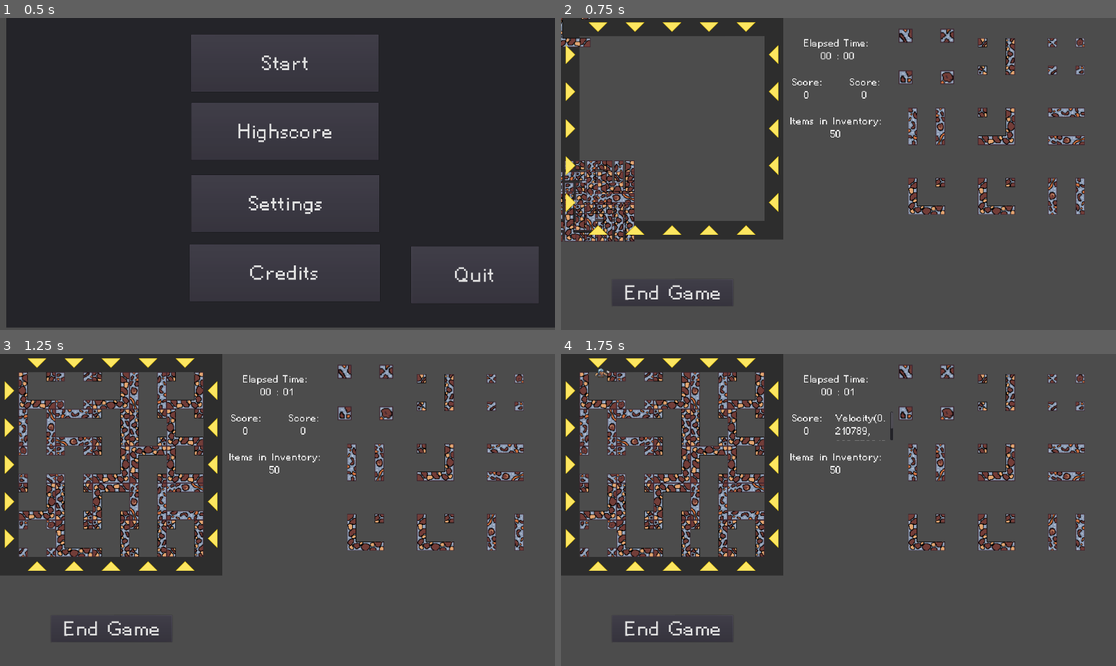
Above: before the commit, frames 1-4 (two rows, left to right).
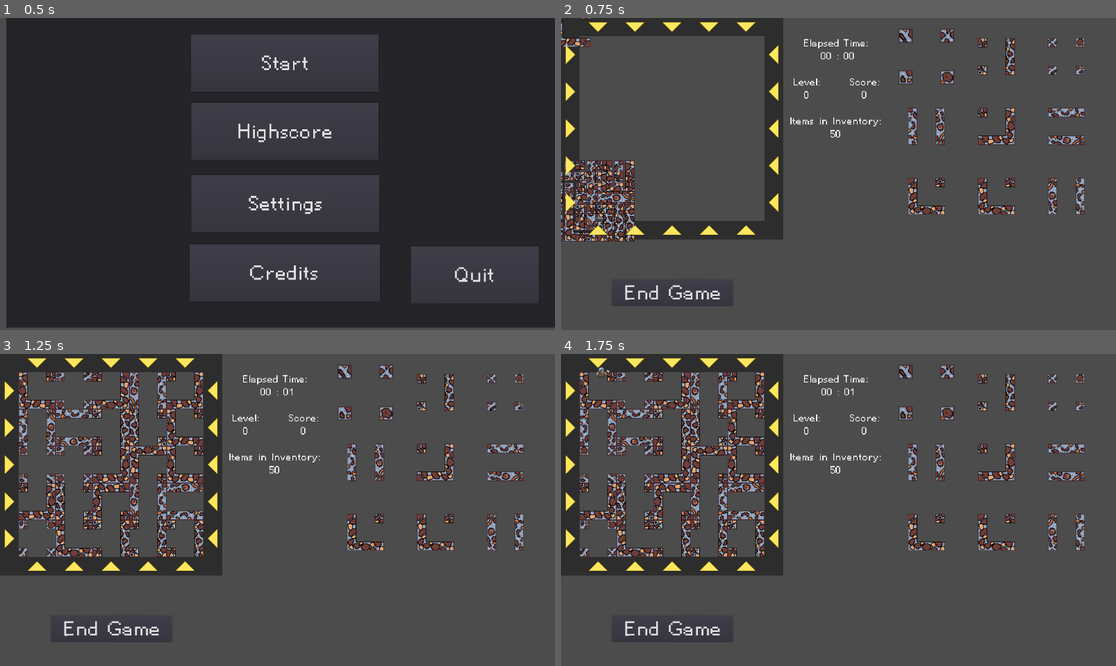
Above: after the commit, the same moments.

Repository: DorianSnowball/amazeing-mine
Game: Godot game, scene res://menu.tscn
The game is run twice, just before and just after one commit, with the same random seed, the same clock (stepped at 60 frames per second) and the same inputs. The engine's default icon, where the game draws it, is replaced by a stand-in: a white triangle on a blue panel in a dark square.
Inputs:
- Up to frame 1 (0.5 s): no input
- Up to frame 2 (0.75 s): click "Start" at 0.5 s
- Up to frame 3 (1.25 s): no input
- Up to frame 4 (1.75 s): hold D (move_right) from 1.28 s (still down); tap R (rope) at 1.35 s; tap Space (jump) at 1.52 s

Frame 1 is identical in both runs. In frame 2, less than 0.1% of the frame differs, in the area x 41-47%, y 19-22%; in frame 3, less than 0.1%; in frame 4, 0.3%, in the area x 6-60%, y 4-28%.
Error in both runs: Unable to iterate on object of type 'Nil'. (res://Highscore.gd:29)

Commit message:
fixed ui

Diff:
--- a/game/Dwarf.gd
+++ b/game/Dwarf.gd
@@ -121,7 +121,7 @@
     if not on_rope:
         velocity.y += gravity * delta
 
-    $"/root/Control/Score".text = "Velocity" + str(velocity)
+    #$"/root/Control/Score".text = "Velocity" + str(velocity)
     #$"/root/Control/Score".text = "Animation: " + _animated_sprite.animation
     checkScroll()
     teleport()
--- a/game/Dwarf.tscn
+++ b/game/Dwarf.tscn
@@ -62,112 +62,112 @@
 [sub_resource type="AtlasTexture" id=11]
 flags = 4
 atlas = ExtResource( 3 )
-region = Rect2( 0, 96, 32, 32 )
+region = Rect2( 0, 64, 32, 32 )
 
 [sub_resource type="AtlasTexture" id=12]
 flags = 4
 atlas = ExtResource( 3 )
-region = Rect2( 32, 96, 32, 32 )
+region = Rect2( 32, 64, 32, 32 )
 
 [sub_resource type="AtlasTexture" id=13]
 flags = 4
 atlas = ExtResource( 3 )
-region = Rect2( 64, 96, 32, 32 )
+region = Rect2( 64, 64, 32, 32 )
 
 [sub_resource type="AtlasTexture" id=14]
 flags = 4
 atlas = ExtResource( 3 )
-region = Rect2( 96, 96, 32, 32 )
+region = Rect2( 32, 64, 32, 32 )
 
 [sub_resource type="AtlasTexture" id=15]
+flags = 4
+atlas = ExtResource( 3 )
+region = Rect2( 0, 64, 32, 32 )
+
+[sub_resource type="AtlasTexture" id=16]
 flags = 4
 atlas = ExtResource( 7 )
 region = Rect2( 0, 160, 39, 32 )
 
-[sub_resource type="AtlasTexture" id=16]
+[sub_resource type="AtlasTexture" id=17]
 flags = 4
 atlas = ExtResource( 7 )
 region = Rect2( 39, 160, 39, 32 )
 
-[sub_resource type="AtlasTexture" id=17]
+[sub_resource type="AtlasTexture" id=18]
 flags = 4
 atlas = ExtResource( 7 )
 region = Rect2( 78, 160, 39, 32 )
 
-[sub_resource type="AtlasTexture" id=18]
+[sub_resource type="AtlasTexture" id=19]
 flags = 4
 atlas = ExtResource( 7 )
 region = Rect2( 117, 160, 39, 32 )
 
-[sub_resource type="AtlasTexture" id=19]
+[sub_resource type="AtlasTexture" id=20]
 flags = 4
 atlas = ExtResource( 7 )
 region = Rect2( 156, 160, 39, 32 )
 
-[sub_resource type="AtlasTexture" id=20]
-flags = 4
-atlas = ExtResource( 3 )
-region = Rect2( 0, 64, 32, 32 )
-
 [sub_resource type="AtlasTexture" id=21]
 flags = 4
 atlas = ExtResource( 3 )
-region = Rect2( 32, 64, 32, 32 )
+region = Rect2( 0, 32, 32, 32 )
 
 [sub_resource type="AtlasTexture" id=22]
 flags = 4
 atlas = ExtResource( 3 )
-region = Rect2( 64, 64, 32, 32 )
+region = Rect2( 32, 32, 32, 32 )
 
 [sub_resource type="AtlasTexture" id=23]
 flags = 4
 atlas = ExtResource( 3 )
-region = Rect2( 32, 64, 32, 32 )
+region = Rect2( 64, 32, 32, 32 )
 
 [sub_resource type="AtlasTexture" id=24]
 flags = 4
 atlas = ExtResource( 3 )
-region = Rect2( 0, 64, 32, 32 )
+region = Rect2( 96, 32, 32, 32 )
 
 [sub_resource type="AtlasTexture" id=25]
 flags = 4
 atlas = ExtResource( 3 )
-region = Rect2( 0, 32, 32, 32 )
+region = Rect2( 128, 32, 32, 32 )
 
 [sub_resource type="AtlasTexture" id=26]
 flags = 4
 atlas = ExtResource( 3 )
-region = Rect2( 32, 32, 32, 32 )
+region = Rect2( 160, 32, 32, 32 )
 
 [sub_resource type="AtlasTexture" id=27]
 flags = 4
 atlas = ExtResource( 3 )
-region = Rect2( 64, 32, 32, 32 )
+region = Rect2( 192, 32, 32, 32 )
 
 [sub_resource type="AtlasTexture" id=28]
 flags = 4
 atlas = ExtResource( 3 )
-region = Rect2( 96, 32, 32, 32 )
+region = Rect2( 224, 32, 32, 32 )
 
 [sub_resource type="AtlasTexture" id=29]
 flags = 4
 atlas = ExtResource( 3 )
-region = Rect2( 128, 32, 32, 32 )
+region = Rect2( 0, 96, 32, 32 )
 
 [sub_resource type="AtlasTexture" id=30]
 flags = 4
 atlas = ExtResource( 3 )
-region = Rect2( 160, 32, 32, 32 )
+region = Rect2( 32, 96, 32, 32 )
 
 [sub_resource type="AtlasTexture" id=31]
 flags = 4
 atlas = ExtResource( 3 )
-region = Rect2( 192, 32, 32, 32 )
+region = Rect2( 64, 96, 32, 32 )
 
 [sub_resource type="AtlasTexture" id=32]
 flags = 4
 atlas = ExtResource( 3 )
-region = Rect2( 224, 32, 32, 32 )
+region = Rect2( 96, 96, 32, 32 )
 
 [sub_resource type="AtlasTexture" id=33]
 flags = 4
@@ -241,25 +241,25 @@
 "name": "climb",
 "speed": 5.0
 }, {
-"frames": [ SubResource( 11 ), SubResource( 12 ), SubResource( 13 ), SubResource( 14 ) ],
-"loop": true,
-"name": "landing",
-"speed": 5.0
-}, {
-"frames": [ SubResource( 15 ), SubResource( 16 ), SubResource( 17 ), SubResource( 18 ), SubResource( 19 ) ],
+"frames": [ SubResource( 11 ), SubResource( 12 ), SubResource( 13 ), SubResource( 14 ), SubResource( 15 ) ],
+"loop": true,
+"name": "raise_axe",
+"speed": 5.0
+}, {
+"frames": [ SubResource( 16 ), SubResource( 17 ), SubResource( 18 ), SubResource( 19 ), SubResource( 20 ) ],
 "loop": true,
 "name": "jump",
 "speed": 5.0
 }, {
-"frames": [ SubResource( 20 ), SubResource( 21 ), SubResource( 22 ), SubResource( 23 ), SubResource( 24 ) ],
-"loop": true,
-"name": "raise_axe",
-"speed": 5.0
-}, {
-"frames": [ SubResource( 25 ), SubResource( 26 ), SubResource( 27 ), SubResource( 28 ), SubResource( 29 ), SubResource( 30 ), SubResource( 31 ), SubResource( 32 ) ],
+"frames": [ SubResource( 21 ), SubResource( 22 ), SubResource( 23 ), SubResource( 24 ), SubResource( 25 ), SubResource( 26 ), SubResource( 27 ), SubResource( 28 ) ],
 "loop": true,
 "name": "walk",
 "speed": 7.0
+}, {
+"frames": [ SubResource( 29 ), SubResource( 30 ), SubResource( 31 ), SubResource( 32 ) ],
+"loop": true,
+"name": "landing",
+"speed": 5.0
 }, {
 "frames": [ SubResource( 33 ), SubResource( 34 ), SubResource( 35 ), SubResource( 36 ), SubResource( 37 ), SubResource( 38 ), SubResource( 39 ), SubResource( 40 ), SubResource( 41 ), SubResource( 42 ), SubResource( 43 ), SubResource( 44 ) ],
 "loop": true,
@@ -459,7 +459,7 @@
 scale = Vector2( 2, 2 )
 frames = SubResource( 45 )
 animation = "idle"
-frame = 3
+frame = 1
 playing = true
 
 [node name="CollisionShape2D" type="CollisionShape2D" parent="."]
--- a/game/Gamefield.gd
+++ b/game/Gamefield.gd
@@ -288,7 +288,7 @@
         tile_color = Color(randf(), randf(), randf())
         item_color = Color(randf(), randf(), randf())
         score_per_level = stepify(500 + 50 / getDifficulty(), 10)
-        get_parent().get_node("Level").bbcode_text = "[center]Level:\n"+level
+        get_parent().get_node("Level").bbcode_text = "[center]Level:\n"+str(level)
 
 
     for tile in row:
--- a/game/MainUI.tscn
+++ b/game/MainUI.tscn
@@ -40,7 +40,6 @@
 0"
 text = "Level:
 0"
-script = ExtResource( 2 )
 __meta__ = {
 "_edit_use_anchors_": false
 }
